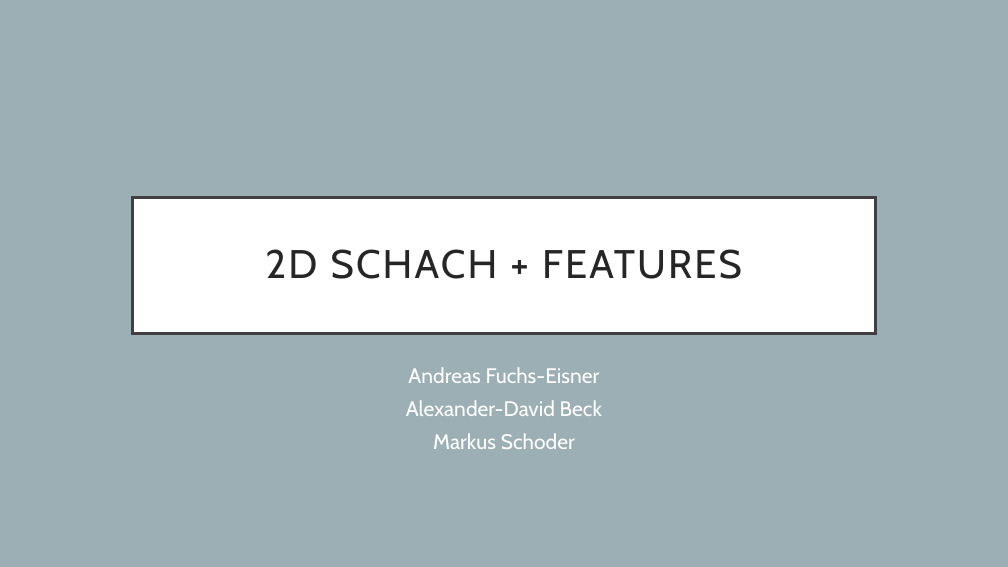
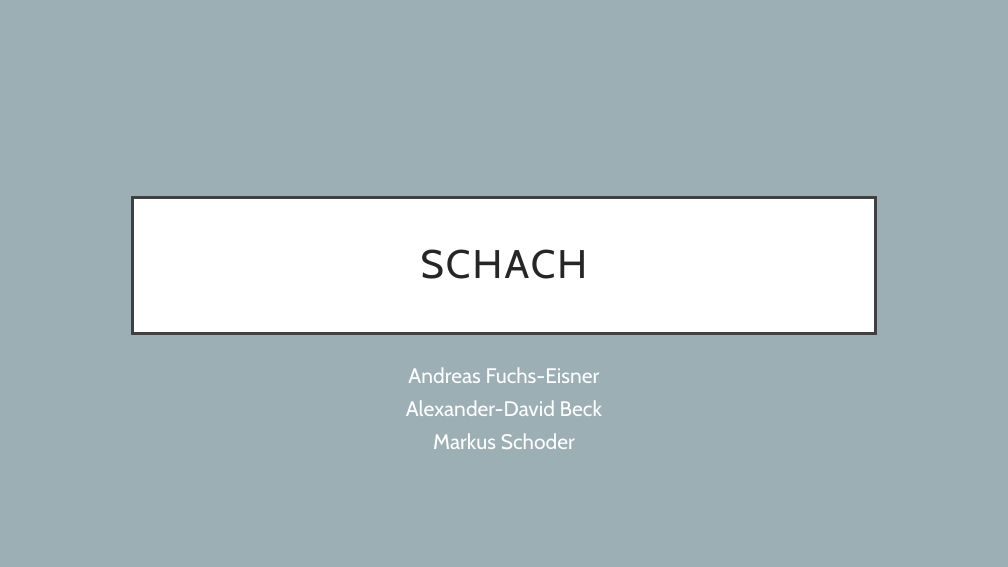
Before and after one commit to AlexanderDavidBeck/Schach, a slide deck: slide 1 of Presentation.pptx. Drawn at 1008x567 pixels with LibreOffice and Linux fonts; fonts in the diff are those of the drawing. Boxes give left, top, right and bottom in pixels: in the first picture for what was removed or moved away, otherwise in the second. Text is boxed around its words. In the diff, an @@ line names an element or a change of style, - is before the commit and + after.

Commit message:
updated pres

```diff
--- a/Presentation.pptx
+++ b/Presentation.pptx
@@ title at box(421, 249, 588, 279): text changed @@
-2D SCHACH + FEATURES
+SCHACH
```
